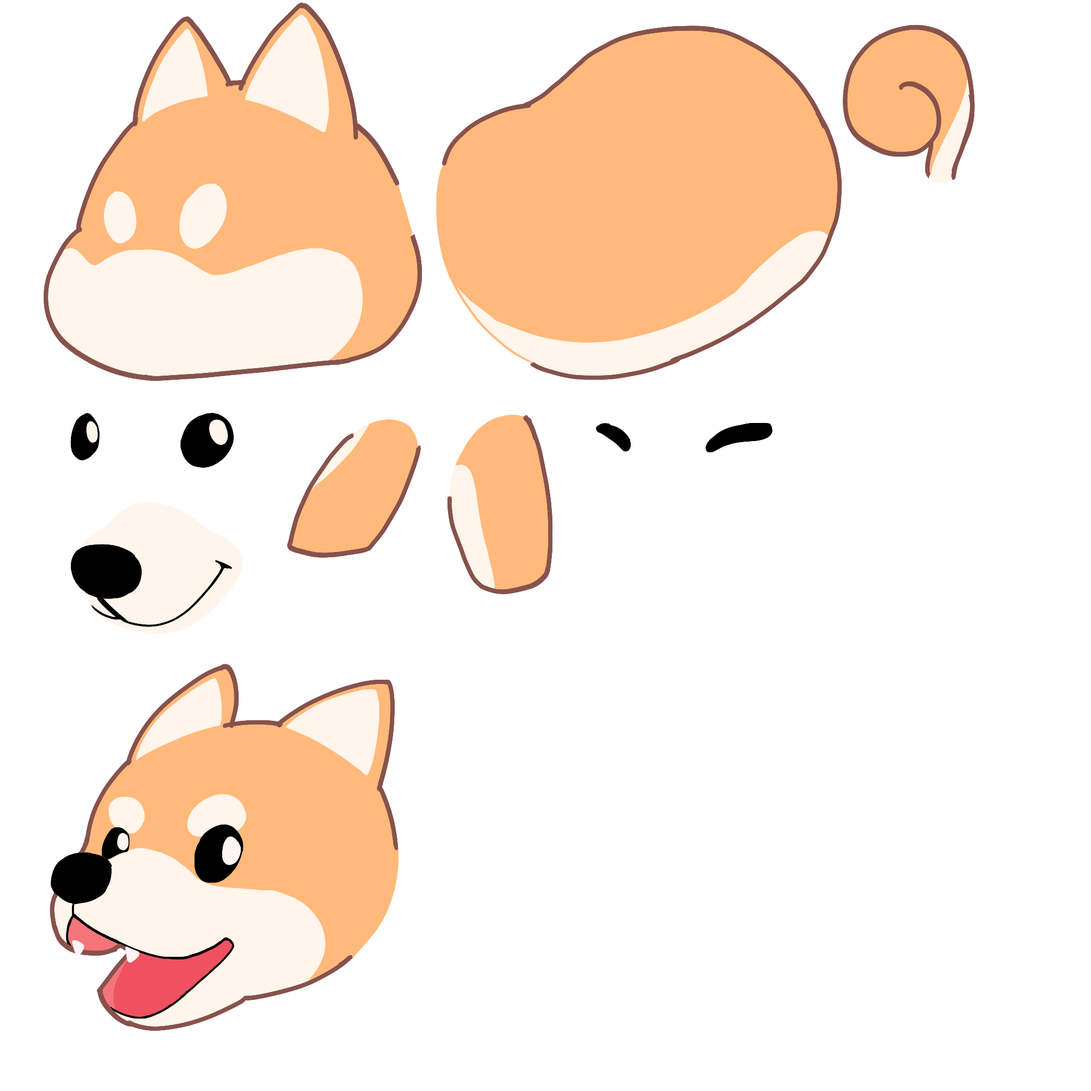
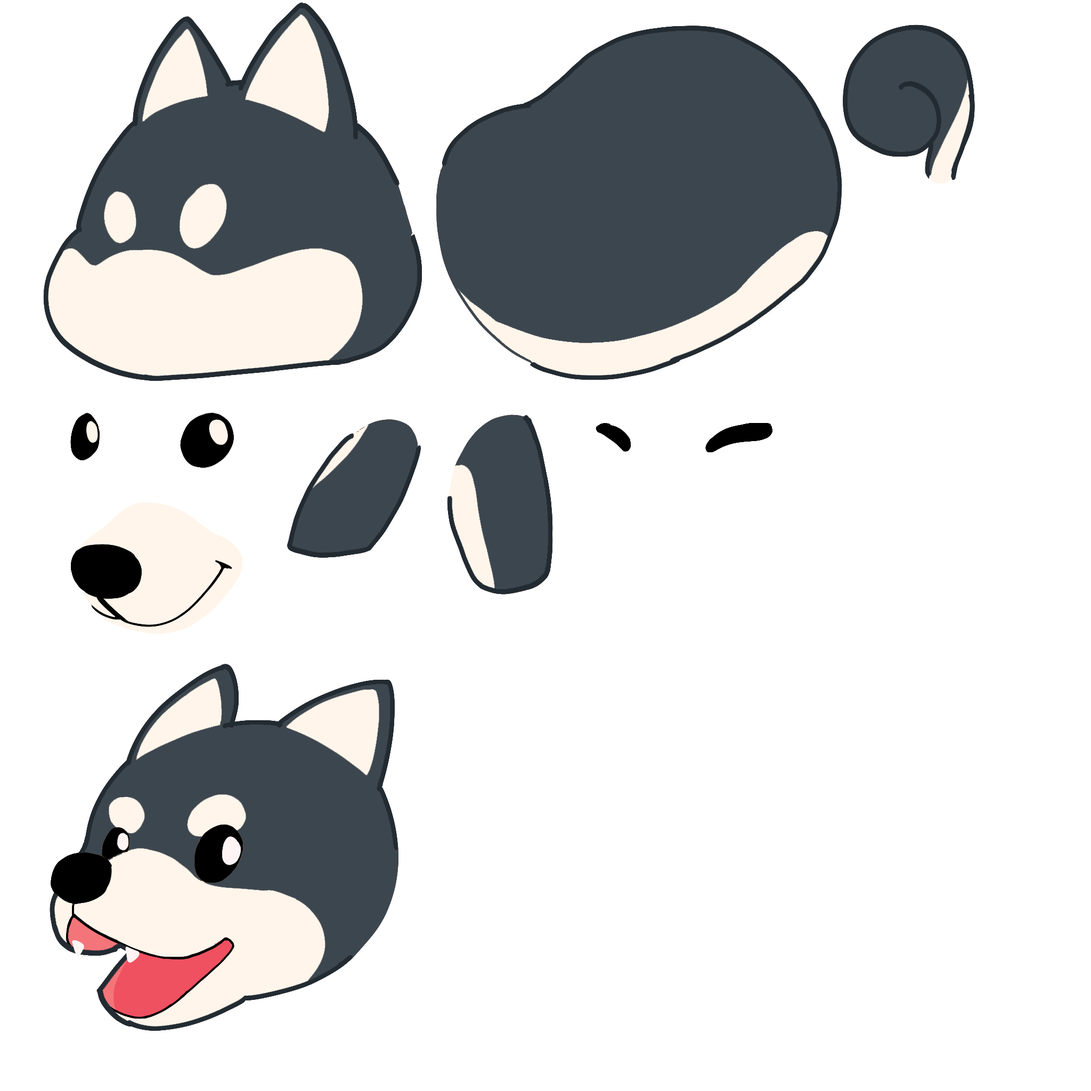
Two versions of the same layered image (1091x1091). Layer-by-layer changes:
added layer "smell ld copy" above "smell ld" over bbox(43, 2, 976, 1032)
